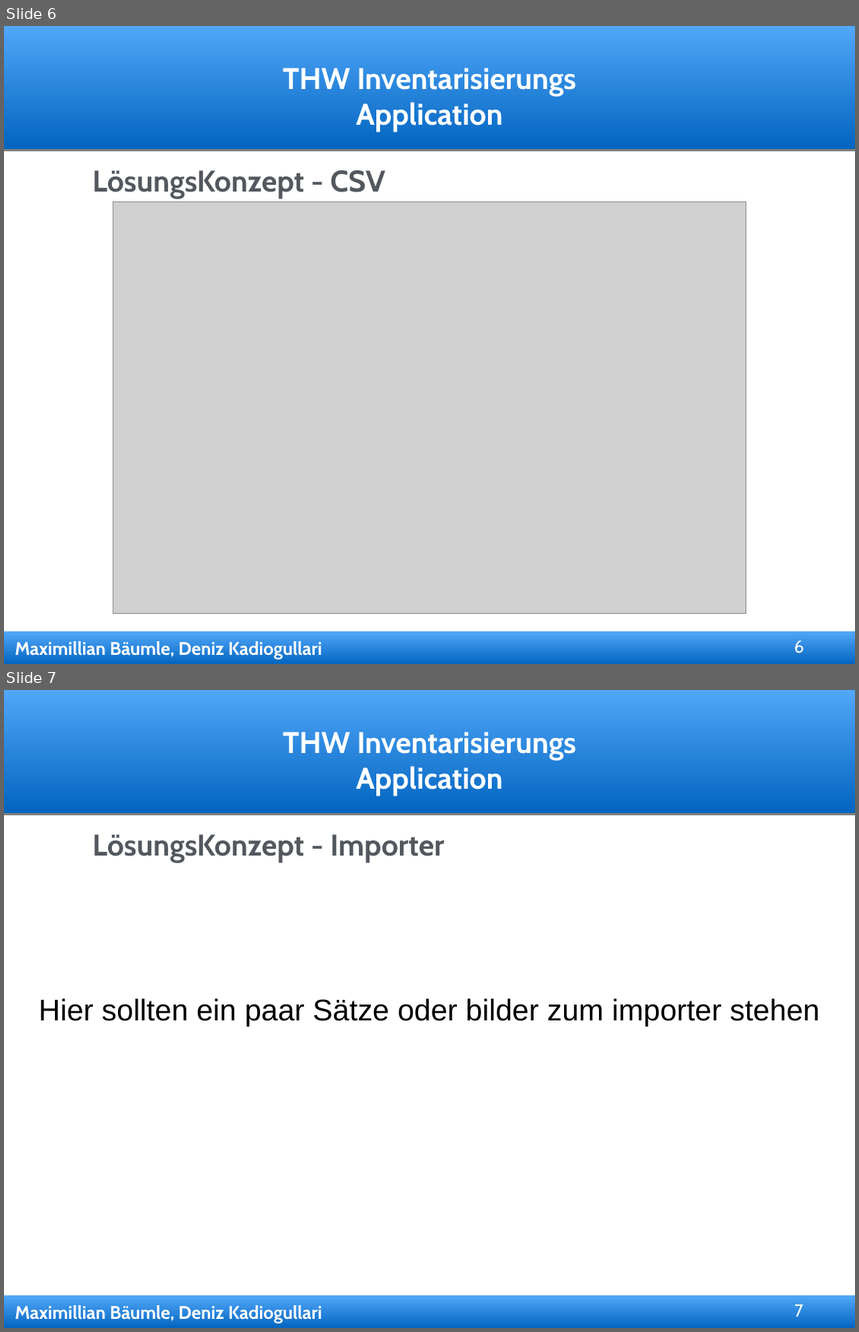
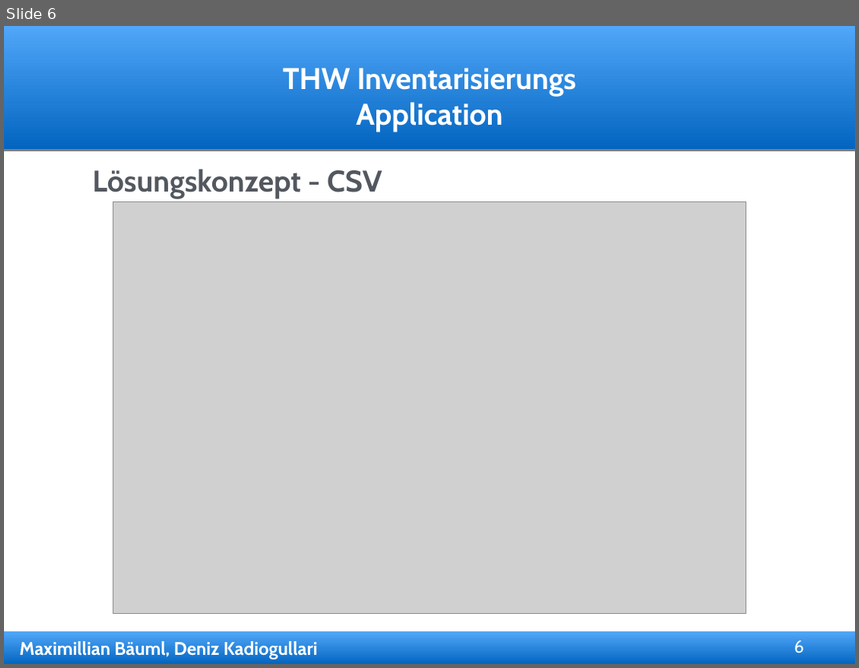
Before and after one commit to dkadio/thwapp, a slide deck: präsentation/thw_präsi.ppt. Shown one above the other, each under a label of ours: slides 6 and 7 before the commit, slide 6 after it. The pictures are 859x1332 and 859x668 pixels, drawn with LibreOffice and Linux fonts; fonts in the diff are those of the drawing; grey boxes stand for pictures; background and template pictures are left out. Boxes give left, top, right and bottom in pixels: in the first picture for what was removed or moved away, otherwise in the second. Text is boxed around its words. In the diff, an @@ line names an element or a change of style, - is before the commit and + after.

```diff
--- a/präsentation/thw_präsi.ppt
+++ b/präsentation/thw_präsi.ppt
@@ slide 7 removed at box(4, 690, 855, 1328), background #FFFFFF; not listed: 4 template elements that a slide beside it also shows @@
@@ free removed at box(89, 823, 770, 866) @@
-LösungsKonzept - Importer
@@ free removed at box(31, 988, 828, 1030) @@
-Hier sollten ein paar Sätze oder bilder zum importer stehen
@@ page number removed at box(791, 1300, 807, 1326) @@
-7
@@ slide 6 changed as well @@
@@ text in free at box(92, 169, 382, 199): text changed @@
-LösungsKonzept - CSV
+Lösungskonzept - CSV
@@ text in free at box(19, 642, 318, 660): text changed @@
-Maximillian Bäumle, Deniz Kadiogullari
+Maximillian Bäuml, Deniz Kadiogullari
```
Also in this commit, not shown: 10 other slides changed, 3 slides added, 3 other slides removed, 1 other file.
